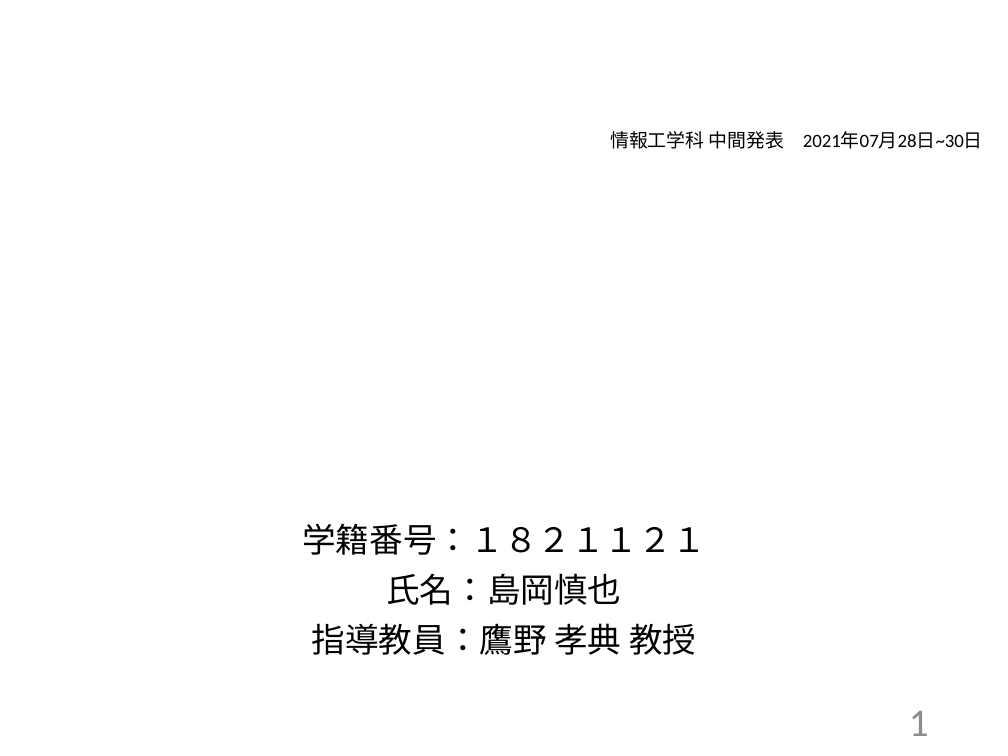
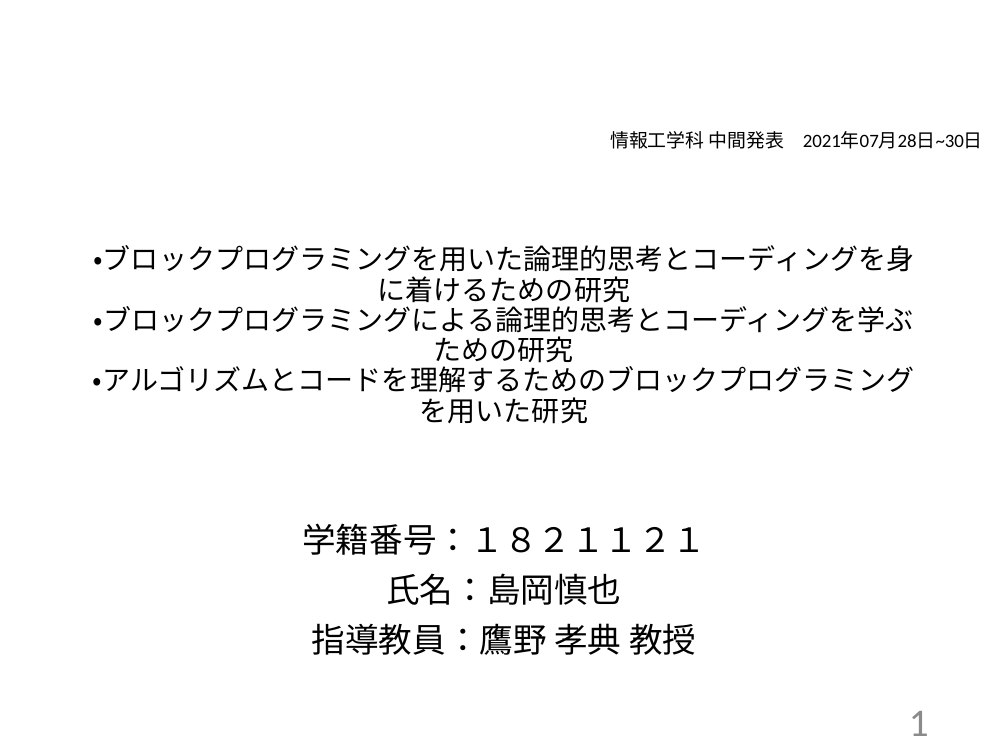
Before and after one commit to kait-takanolab/1821121-shimaoka-thesis, a slide deck: slide 1 of 1821121_shimaoka_tyuukan.pptx. Drawn at 1008x756 pixels with LibreOffice and Linux fonts; fonts in the diff are those of the drawing. Boxes give left, top, right and bottom in pixels: in the first picture for what was removed or moved away, otherwise in the second. Text is boxed around its words. In the diff, an @@ line names an element or a change of style, - is before the commit and + after.

```diff
--- a/1821121_shimaoka_tyuukan.pptx
+++ b/1821121_shimaoka_tyuukan.pptx
@@ title added at [93, 245, 915, 424], 20 pt, text #000000 @@
+•ブロックプログラミングを用いた論理的思考とコーディングを身に着けるための研究
+•ブロックプログラミングによる論理的思考とコーディングを学ぶための研究
+•アルゴリズムとコードを理解するためのブロックプログラミングを用いた研究
```
Also in this commit, not shown: 7 other slides changed.
